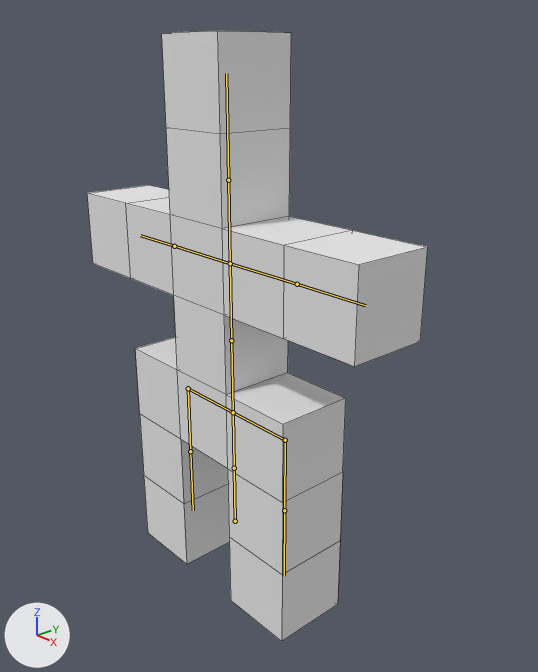
The Blender file jme3-blender/src/com/jme3/gde/blender/tpl_anim.blend as it was, and as the next commit left it.
Camera for both pictures: a camera (50 mm lens) standing at (4.12, -3.27, 3.62) and looking at (0.25, 0.15, 1.67). Lighting does not change. The marker at lower left points along +X, +Y and +Z. The bones that bend it are drawn over the model as lines. Mesh edges are drawn as thin lines.
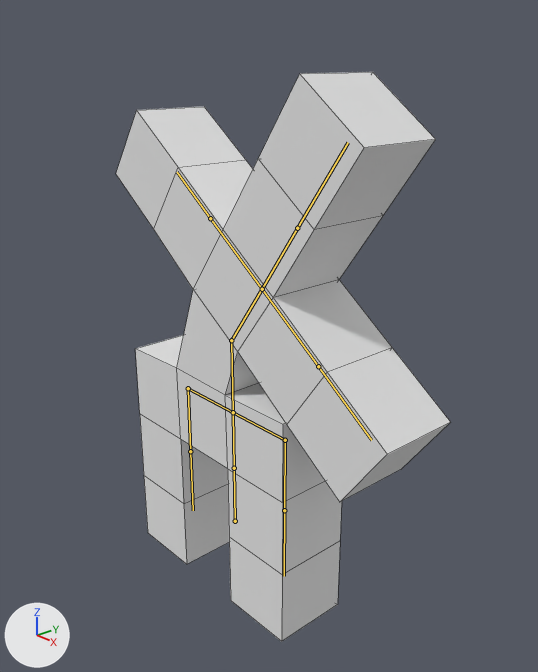
The newer file adds an action. The first version stands in its rest pose; the second is drawn at frame 150 of the action 'Action.001'.

What differs and where, as boxes (x1, y1, x2, y2) in the pictures (538 x 672 px):
'Cube', posed (7% shorter): before (87, 31, 428, 642); after (116, 72, 450, 642)
bone 'Bone.009', root to tip: before (231, 340) to (230, 263); after (231, 340) to (262, 289)

The edits, one by one:
Bone 'Bone.009' (bone_bone_009) turns from (0, 0, 0) to (0, 0, 36) degrees about its own x, y and z.
